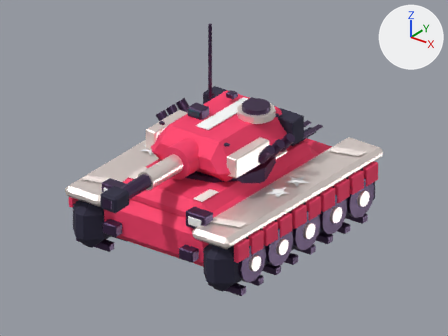
Two versions of the Blender file assets/blender/skin-coral.blend, one commit apart.
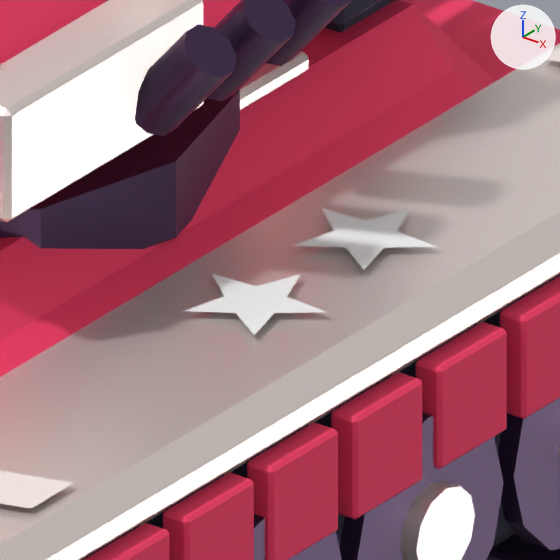
The first picture shows the older version from the file's camera 'Camera'. The close-ups show the older and then the newer version on the part from 52% to 74% of the width and 42% to 70% of the height of that picture. Only the edits that show in the close-ups are written down. The axes (+X, +Y, +Z) are drawn at upper right. The lights are the same throughout.

Before the edit, the objects in view are built like this:
```python
me_coralpaint = bpy.data.meshes.new('coralPaint')
me_coralpaint.from_pydata(...)  # 144 vertices, 52 faces; spans x -1.33..1.33, y -1.54..1.52, z 1.04..1.22
# faces by material slot: [12, 40]
me_coralpaint.materials.append(mat_paint_fff2ed)  # white #fff2ed
me_coralpaint.materials.append(mat_paint_ffffff_001)  # white #ffffff
me_cube_084 = bpy.data.meshes.new('Cube.084')
me_cube_084.from_pydata(...)  # 96 vertices, 44 faces; spans x -0.04..0.04, y -0.135..0.135, z -0.135..0.135
me_cube_084.materials.append(mat_armor)  # red #ff416f
me_cube_088 = bpy.data.meshes.new('Cube.088')
me_cube_088.from_pydata(...)  # 96 vertices, 44 faces; spans x -0.04..0.04, y -0.135..0.135, z -0.135..0.135
me_cube_088.materials.append(mat_armor)  # red #ff416f
ob_detail_side_skirt_011 = bpy.data.objects.new('Detail side skirt.011', me_cube_084)
ob_detail_side_skirt_011.parent = ob_hull
ob_detail_side_skirt_011.location = (1.43, -1.17, 0.75)
ob_detail_side_skirt_013 = bpy.data.objects.new('Detail side skirt.013', me_cube_088)
ob_detail_side_skirt_013.parent = ob_hull
ob_detail_side_skirt_013.location = (1.43, -0.51, 0.75)
ob_skinmarkings = bpy.data.objects.new('SkinMarkings', me_coralpaint)
ob_skinmarkings.parent = ob_hull
ob_skinmarkings.location = (0.0, 0.0, 0.0)
# also in view: 'Detail cheek armor.001' at (0.7, -0.38, 1.52); 'Tread.013' at (1.14, 0.55, 0.1); 'UpperHull' at (0.0, -0.18, 1.02); 'LowerHull' at (0.0, 0.0, 0.63); 'Detail side skirt.014' at (1.43, -0.18, 0.75)
```
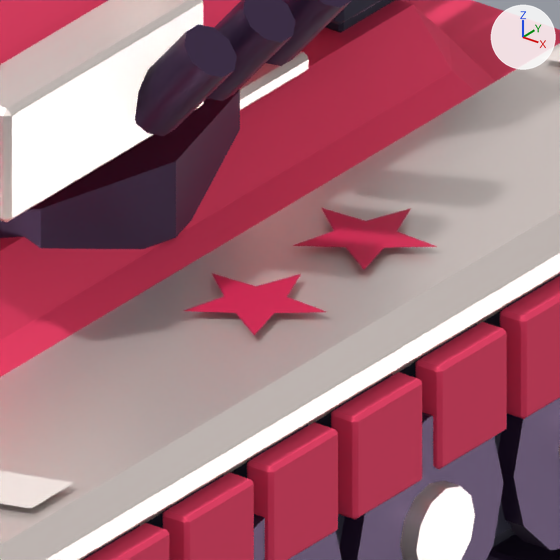
Location of each change, (x1, y1, x2, y2) in pixels of the close-ups (560 x 560 px):
part 1 of me_coralpaint, recoloured (white to pink): (184, 208, 437, 335) in both

Patch to the scene script:
```diff
--- a/assets/blender/skin-coral.blend.py
+++ b/assets/blender/skin-coral.blend.py
@@ mat_paint_e12457 @@
+mat_paint_e12457 = principled_material('Paint_e12457')
+mat_paint_e12457.base_color = (0.753, 0.0176, 0.0953)  # pink #e12457
+mat_paint_e12457.roughness = 0.55
@@ me_coralpaint @@
 me_coralpaint.from_pydata(...)  # 144 vertices, 52 faces; spans x -1.33..1.33, y -1.54..1.52, z 1.04..1.22
 # used by ob_skinmarkings; parent = ob_hull; location = (0.0, 0.0, 0.0)
+# me_coralpaint part 1: all 40 faces that had it switch from mat_paint_ffffff_001 (white #ffffff) to mat_paint_e12457 (pink #e12457)
 me_coralpaint.materials.append(mat_paint_fff2ed)
```
